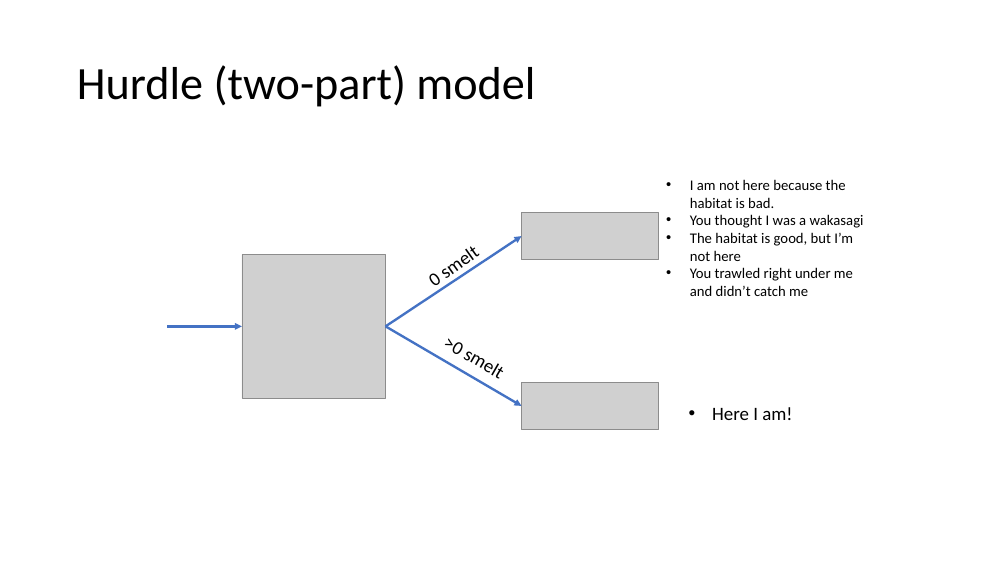
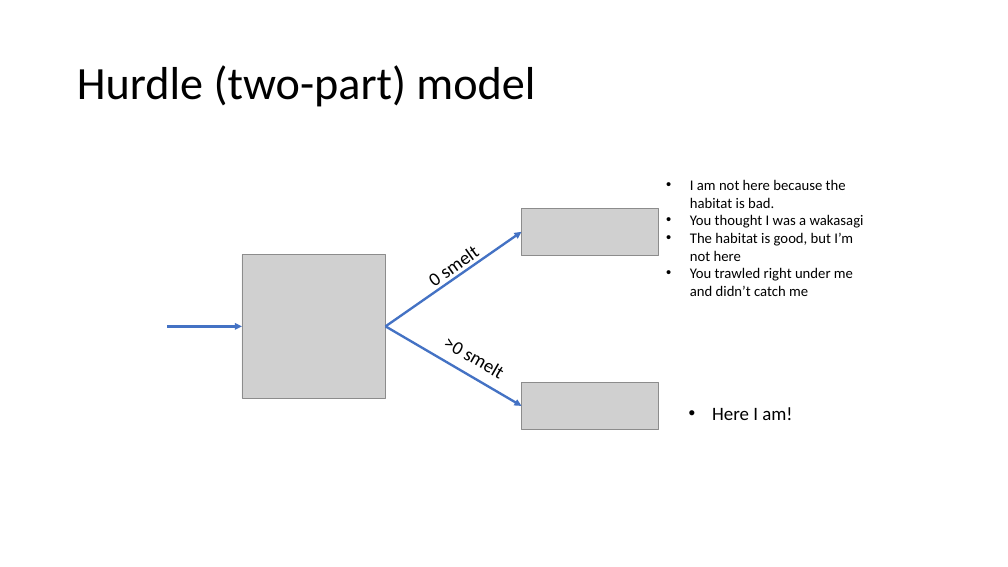
Before and after one commit to InteragencyEcologicalProgram/DataScience, a slide deck: slide 12 of 2019.08.08_countmodels presentation/zipzap.pptx (slide 3 before the commit). Drawn at 1008x567 pixels with LibreOffice and Linux fonts; fonts in the diff are those of the drawing; grey boxes stand for pictures. Boxes give left, top, right and bottom in pixels: in the first picture for what was removed or moved away, otherwise in the second. Text is boxed around its words. In the diff, an @@ line names an element or a change of style, - is before the commit and + after.

```diff
--- a/2019.08.08_countmodels presentation/zipzap.pptx
+++ b/2019.08.08_countmodels presentation/zipzap.pptx
@@ picture: place and size @@
-picture at box(522, 212, 659, 260)
+picture at box(522, 208, 659, 256)
@@ arrow moved from (386, 327) - (522, 236) to (386, 327) - (522, 232) @@
```
Also in this commit, not shown: 2 other slides changed, 9 slides added, 8 other files.
